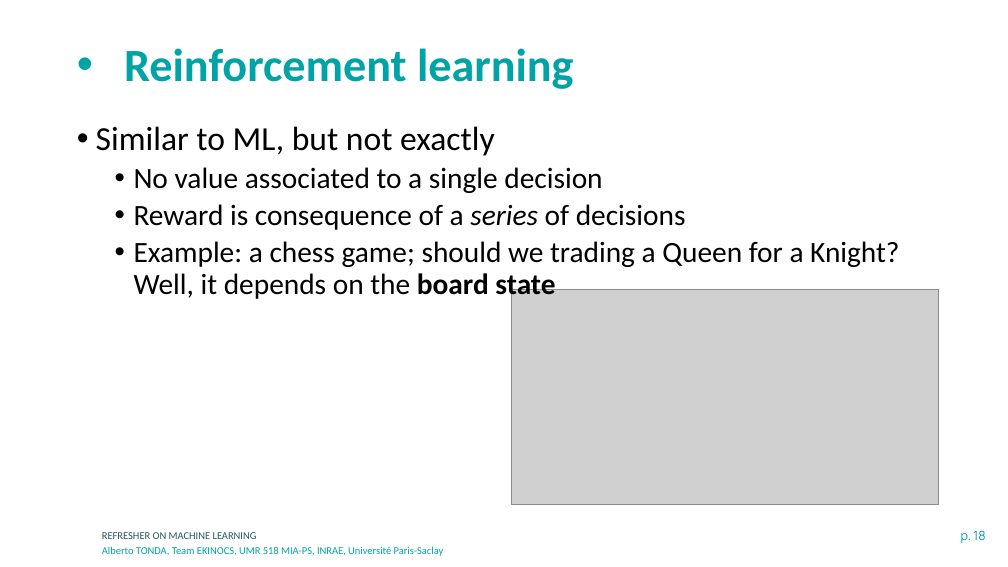
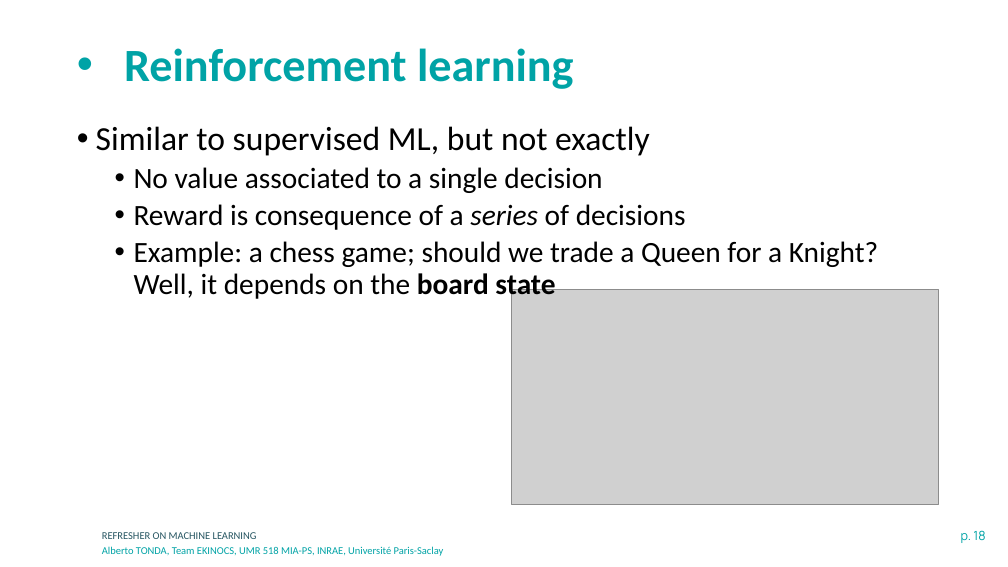
Before and after one commit to albertotonda/teaching, a slide deck: slide 18 of deep-learning-in-practice-with-pytorch/0-machine-learning.pptx. Drawn at 1008x567 pixels with LibreOffice and Linux fonts; fonts in the diff are those of the drawing; grey boxes stand for pictures; background and template pictures are left out. Boxes give left, top, right and bottom in pixels: in the first picture for what was removed or moved away, otherwise in the second. Text is boxed around its words. In the diff, an @@ line names an element or a change of style, - is before the commit and + after.

```diff
--- a/deep-learning-in-practice-with-pytorch/0-machine-learning.pptx
+++ b/deep-learning-in-practice-with-pytorch/0-machine-learning.pptx
@@ text at box(96, 126, 650, 156): text changed @@
-• Similar to ML, but not exactly
+• Similar to supervised ML, but not exactly
@@ text at box(134, 241, 878, 301): text changed @@
-  • Example: a chess game; should we trading a Queen for a Knight? Well, it depends on the board state
+  • Example: a chess game; should we trade a Queen for a Knight? Well, it depends on the board state
```
Also in this commit, not shown: 7 other slides changed, 8 slides added, 1 slide removed, 7 other files.
